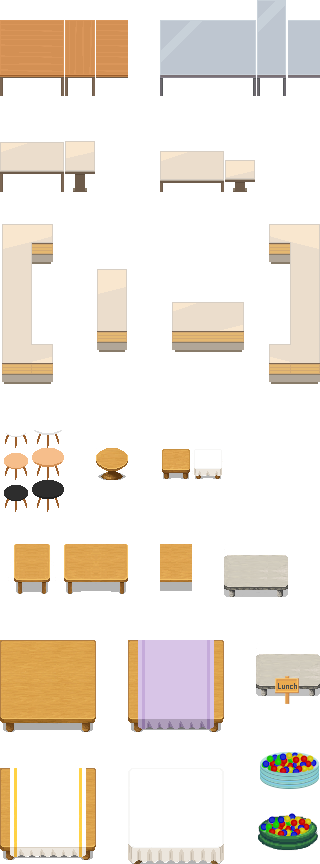
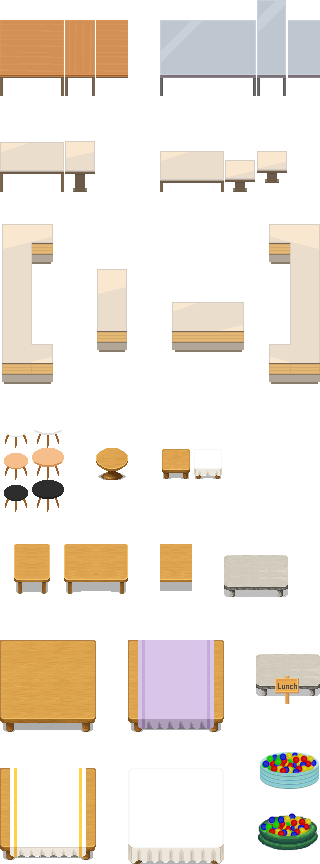
Layer changes from the first w=320, h=864 image to the second:
removed group "Ellipse 2 Kopie 12 - Smartobjektgruppe" (41 layers) over (257, 151, 287, 183)
removed layer "Farbfüllung 1" (2nd of 2, in "Ellipse 2 Kopie 12 - Smartobjektgruppe") (was overlay, 39%) from group "Ellipse 2 Kopie 12 - Smartobjektgruppe" over (257, 151, 287, 183)
painted on "Ebene 2" over (257, 151, 287, 183)
